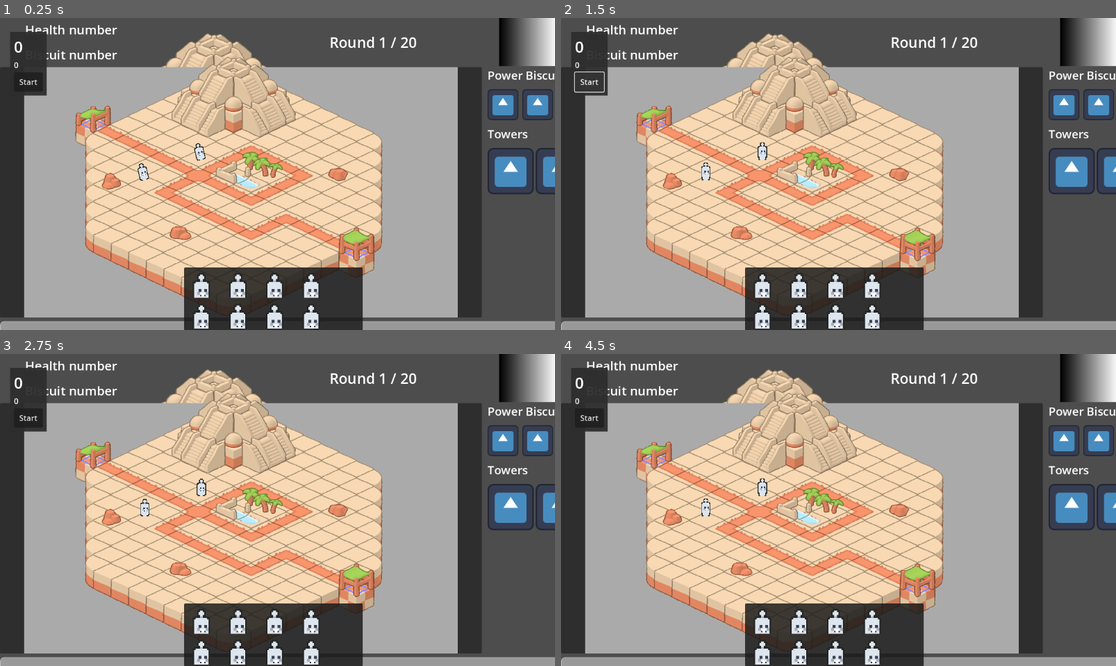
Above: before the commit, frames 1-4 (two rows, left to right).
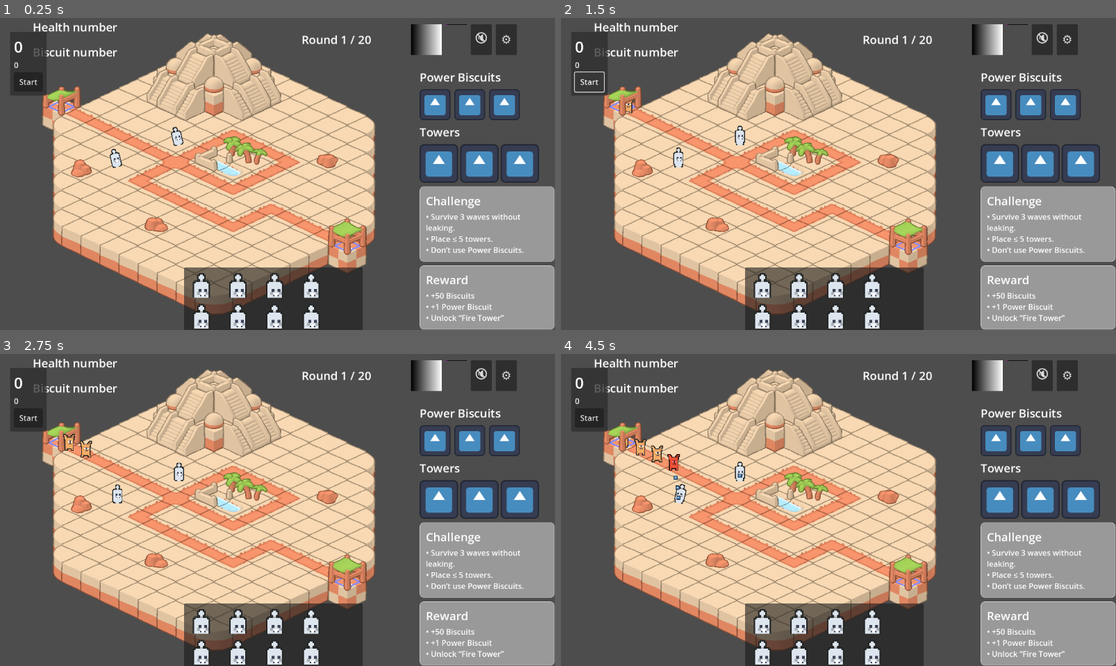
Above: after the commit, the same moments.

Repository: NJ140/brackeys-game-jam-2025.2
Game: Godot game, scene res://main.tscn
Two runs of this game, one before a commit and one after it. Both use one fixed random seed, a clock stepped at 60 frames per second and the inputs below. This scene is started directly instead of the project's main scene. The engine's default icon, where the game draws it, is replaced by a stand-in: a white triangle on a blue panel in a dark square.
Inputs (mouse positions are in pixels of both pictures, inside the frame that each line leads up to; where the layout moved, square brackets give the same spot in the first picture):
- Up to frame 1 (0.25 s): no input
- Up to frame 2 (1.5 s): click "Start" at 0.5 s; click "Start" at 1.25 s
- Up to frame 3 (2.75 s): click (427, 375) [527, 378] at 2 s
- Up to frame 4 (4.5 s): click (993, 441) [1066, 441] at 2.75 s; click (1043, 375) at 3.5 s, where only the run after the commit has a clickable "🔇"; click (1032, 441) [1099, 441] at 4.25 s

The runs differ from the first frame. In frame 1, 60% of the frame differs, in the area x 0-100%, y 0-100%; in frame 2, 60%; in frame 3, 60%; in frame 4, 60%.

Commit message:
Updated the main hub UI

Diff:
--- a/Kevin/Hud.tscn
+++ b/Kevin/Hud.tscn
@@ -1,6 +1,5 @@
-[gd_scene load_steps=7 format=3 uid="uid://bhw5vbkjf8txr"]
-
-[ext_resource type="PackedScene" uid="uid://ujouc3dufrxe" path="res://Levels/level.tscn" id="1_d2mpt"]
+[gd_scene load_steps=6 format=3 uid="uid://bhw5vbkjf8txr"]
+
 [ext_resource type="Texture2D" uid="uid://dk2osy66kx6b4" path="res://icon.svg" id="1_d4yu0"]
 
 [sub_resource type="Gradient" id="Gradient_d4yu0"]
@@ -30,17 +29,30 @@
 grow_vertical = 2
 
 [node name="Margin" type="MarginContainer" parent="."]
-layout_mode = 0
-offset_right = 1312.0
-offset_bottom = 763.0
+custom_minimum_size = Vector2(0, 580)
+layout_mode = 1
+anchors_preset = 15
+anchor_right = 1.0
+anchor_bottom = 1.0
+offset_left = 16.0
+offset_top = -50.0
+offset_right = 4.0
+offset_bottom = 64.0
+grow_horizontal = 2
+grow_vertical = 2
+theme_override_constants/margin_left = 0
+theme_override_constants/margin_top = 45
+theme_override_constants/margin_right = 5
+theme_override_constants/margin_bottom = 65
 
 [node name="Main" type="VBoxContainer" parent="Margin"]
 layout_mode = 2
 theme_override_constants/separation = 2
 
 [node name="TopBar" type="HBoxContainer" parent="Margin/Main"]
-custom_minimum_size = Vector2(0, 64)
-layout_mode = 2
+custom_minimum_size = Vector2(0, 60)
+layout_mode = 2
+size_flags_vertical = 2
 
 [node name="LeftStack" type="VBoxContainer" parent="Margin/Main/TopBar"]
 layout_mode = 2
@@ -56,7 +68,8 @@
 
 [node name="HealthLabel" type="Label" parent="Margin/Main/TopBar/LeftStack/Health"]
 layout_mode = 2
-theme_override_font_sizes/font_size = 26
+size_flags_horizontal = 3
+theme_override_font_sizes/font_size = 24
 text = "Health number"
 
 [node name="Biscuits" type="HBoxContainer" parent="Margin/Main/TopBar/LeftStack"]
@@ -69,25 +82,29 @@
 
 [node name="BiscuitLabel" type="Label" parent="Margin/Main/TopBar/LeftStack/Biscuits"]
 layout_mode = 2
-theme_override_font_sizes/font_size = 26
+size_flags_horizontal = 3
+theme_override_font_sizes/font_size = 24
 text = "Biscuit number"
 
 [node name="RoundCenter" type="CenterContainer" parent="Margin/Main/TopBar"]
 layout_mode = 2
-size_flags_horizontal = 3
+size_flags_horizontal = 10
 
 [node name="Label" type="Label" parent="Margin/Main/TopBar/RoundCenter"]
 layout_mode = 2
-theme_override_font_sizes/font_size = 30
+theme_override_font_sizes/font_size = 24
 text = "Round 1 / 20"
 horizontal_alignment = 1
 
 [node name="RightButtons" type="HBoxContainer" parent="Margin/Main/TopBar"]
 layout_mode = 2
-theme_override_constants/separation = 8
+size_flags_horizontal = 6
+size_flags_vertical = 4
+theme_override_constants/separation = 8
+alignment = 2
 
 [node name="TextureButton" type="TextureButton" parent="Margin/Main/TopBar/RightButtons"]
-custom_minimum_size = Vector2(120, 44)
+custom_minimum_size = Vector2(60, 30)
 layout_mode = 2
 texture_normal = SubResource("GradientTexture2D_n10im")
 stretch_mode = 0
@@ -117,32 +134,18 @@
 [node name="PlayRow" type="HBoxContainer" parent="Margin/Main/ContentFill"]
 layout_mode = 2
 size_flags_vertical = 3
-theme_override_constants/separation = 12
-
-[node name="StageWrap" type="PanelContainer" parent="Margin/Main/ContentFill/PlayRow"]
-layout_mode = 2
-size_flags_horizontal = 3
-
-[node name="StageCenter" type="CenterContainer" parent="Margin/Main/ContentFill/PlayRow/StageWrap"]
-layout_mode = 2
-
-[node name="Stage" type="ColorRect" parent="Margin/Main/ContentFill/PlayRow/StageWrap/StageCenter"]
-custom_minimum_size = Vector2(900, 520)
-layout_mode = 2
-color = Color(0.666667, 0.666667, 0.666667, 1)
-
-[node name="Level" parent="Margin/Main/ContentFill/PlayRow/StageWrap/StageCenter/Stage" instance=ExtResource("1_d2mpt")]
-scale = Vector2(0.645, 0.645)
+theme_override_constants/separation = 16
+alignment = 2
 
 [node name="RightSidebar" type="VBoxContainer" parent="Margin/Main/ContentFill/PlayRow"]
-custom_minimum_size = Vector2(300, 0)
-layout_mode = 2
-theme_override_constants/separation = 12
+custom_minimum_size = Vector2(200, 0)
+layout_mode = 2
+theme_override_constants/separation = 8
 
 [node name="RightTitle" type="Label" parent="Margin/Main/ContentFill/PlayRow/RightSidebar"]
 layout_mode = 2
 theme_override_font_sizes/font_size = 24
-text = "Power Biscuits (3)"
+text = "Power Biscuits"
 
 [node name="PowerBar" type="HBoxContainer" parent="Margin/Main/ContentFill/PlayRow/RightSidebar"]
 layout_mode = 2
@@ -180,54 +183,48 @@
 columns = 3
 
 [node name="Tower1" type="TextureButton" parent="Margin/Main/ContentFill/PlayRow/RightSidebar/TowerGrid"]
-custom_minimum_size = Vector2(96, 96)
+custom_minimum_size = Vector2(80, 80)
 layout_mode = 2
 texture_normal = ExtResource("1_d4yu0")
 ignore_texture_size = true
 stretch_mode = 4
 
 [node name="Tower2" type="TextureButton" parent="Margin/Main/ContentFill/PlayRow/RightSidebar/TowerGrid"]
-custom_minimum_size = Vector2(96, 96)
+custom_minimum_size = Vector2(80, 80)
 layout_mode = 2
 texture_normal = ExtResource("1_d4yu0")
 ignore_texture_size = true
 stretch_mode = 4
 
 [node name="Tower3" type="TextureButton" parent="Margin/Main/ContentFill/PlayRow/RightSidebar/TowerGrid"]
-custom_minimum_size = Vector2(96, 96)
-layout_mode = 2
-texture_normal = ExtResource("1_d4yu0")
-ignore_texture_size = true
-stretch_mode = 4
-
-[node name="BottomBar" type="HBoxContainer" parent="Margin/Main/ContentFill"]
-layout_mode = 2
-size_flags_vertical = 3
-theme_override_constants/separation = 12
-alignment = 1
-
-[node name="ChallengePanel" type="PanelContainer" parent="Margin/Main/ContentFill/BottomBar"]
-custom_minimum_size = Vector2(360, 120)
+custom_minimum_size = Vector2(80, 80)
+layout_mode = 2
+texture_normal = ExtResource("1_d4yu0")
+ignore_texture_size = true
+stretch_mode = 4
+
+[node name="ChallengePanel" type="PanelContainer" parent="Margin/Main/ContentFill/PlayRow/RightSidebar"]
+custom_minimum_size = Vector2(280, 120)
 layout_mode = 2
 size_flags_horizontal = 3
 theme_override_styles/panel = SubResource("StyleBoxFlat_d4yu0")
 
-[node name="CardMargin" type="MarginContainer" parent="Margin/Main/ContentFill/BottomBar/ChallengePanel"]
+[node name="CardMargin" type="MarginContainer" parent="Margin/Main/ContentFill/PlayRow/RightSidebar/ChallengePanel"]
 layout_mode = 2
 theme_override_constants/margin_left = 12
 theme_override_constants/margin_top = 12
 theme_override_constants/margin_right = 12
 theme_override_constants/margin_bottom = 12
 
-[node name="ChallengeVbox" type="VBoxContainer" parent="Margin/Main/ContentFill/BottomBar/ChallengePanel/CardMargin"]
-layout_mode = 2
-
-[node name="ChallengeLabel" type="Label" parent="Margin/Main/ContentFill/BottomBar/ChallengePanel/CardMargin/ChallengeVbox"]
+[node name="ChallengeVbox" type="VBoxContainer" parent="Margin/Main/ContentFill/PlayRow/RightSidebar/ChallengePanel/CardMargin"]
+layout_mode = 2
+
+[node name="ChallengeLabel" type="Label" parent="Margin/Main/ContentFill/PlayRow/RightSidebar/ChallengePanel/CardMargin/ChallengeVbox"]
 layout_mode = 2
 theme_override_font_sizes/font_size = 24
 text = "Challenge"
 
-[node name="ChallengeRich" type="RichTextLabel" parent="Margin/Main/ContentFill/BottomBar/ChallengePanel/CardMargin/ChallengeVbox"]
+[node name="ChallengeRich" type="RichTextLabel" parent="Margin/Main/ContentFill/PlayRow/RightSidebar/ChallengePanel/CardMargin/ChallengeVbox"]
 layout_mode = 2
 text = "• Survive 3 waves without leaking.
 • Place ≤ 5 towers.
@@ -236,28 +233,28 @@
 scroll_active = false
 autowrap_mode = 2
 
-[node name="RewardPanel" type="PanelContainer" parent="Margin/Main/ContentFill/BottomBar"]
-custom_minimum_size = Vector2(360, 120)
+[node name="RewardPanel" type="PanelContainer" parent="Margin/Main/ContentFill/PlayRow/RightSidebar"]
+custom_minimum_size = Vector2(280, 120)
 layout_mode = 2
 size_flags_horizontal = 3
 theme_override_styles/panel = SubResource("StyleBoxFlat_d4yu0")
 
-[node name="CardMargin" type="MarginContainer" parent="Margin/Main/ContentFill/BottomBar/RewardPanel"]
+[node name="CardMargin" type="MarginContainer" parent="Margin/Main/ContentFill/PlayRow/RightSidebar/RewardPanel"]
 layout_mode = 2
 theme_override_constants/margin_left = 12
 theme_override_constants/margin_top = 12
 theme_override_constants/margin_right = 12
 theme_override_constants/margin_bottom = 12
 
-[node name="RewardVbox" type="VBoxContainer" parent="Margin/Main/ContentFill/BottomBar/RewardPanel/CardMargin"]
-layout_mode = 2
-
-[node name="RewardLabel" type="Label" parent="Margin/Main/ContentFill/BottomBar/RewardPanel/CardMargin/RewardVbox"]
+[node name="RewardVbox" type="VBoxContainer" parent="Margin/Main/ContentFill/PlayRow/RightSidebar/RewardPanel/CardMargin"]
+layout_mode = 2
+
+[node name="RewardLabel" type="Label" parent="Margin/Main/ContentFill/PlayRow/RightSidebar/RewardPanel/CardMargin/RewardVbox"]
 layout_mode = 2
 theme_override_font_sizes/font_size = 24
 text = "Reward"
 
-[node name="RewardRich" type="RichTextLabel" parent="Margin/Main/ContentFill/BottomBar/RewardPanel/CardMargin/RewardVbox"]
+[node name="RewardRich" type="RichTextLabel" parent="Margin/Main/ContentFill/PlayRow/RightSidebar/RewardPanel/CardMargin/RewardVbox"]
 layout_mode = 2
 text = "• +50 Biscuits
 • +1 Power Biscuit
--- a/Kevin/menu.tscn
+++ b/Kevin/menu.tscn
@@ -17,9 +17,9 @@
 [node name="Bg" type="ColorRect" parent="."]
 layout_mode = 2
 offset_left = 21.0
-offset_top = 18.0
-offset_right = 1253.0
-offset_bottom = 690.0
+offset_top = 3.0
+offset_right = 1152.0
+offset_bottom = 649.0
 grow_horizontal = 2
 grow_vertical = 2
 color = Color(0.0392157, 0.0392157, 0.0392157, 1)
Not shown: 1 places in Kevin/menu.tscn that only renumber resources
